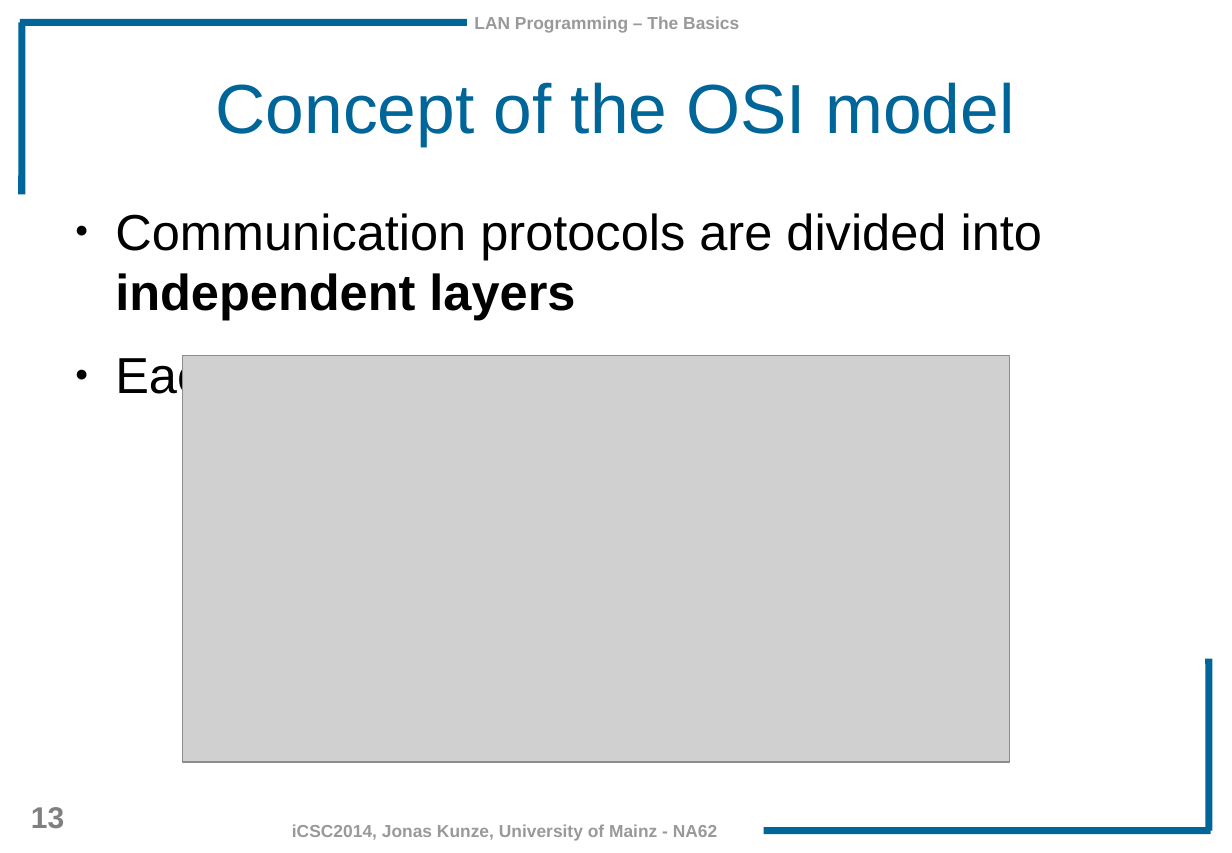
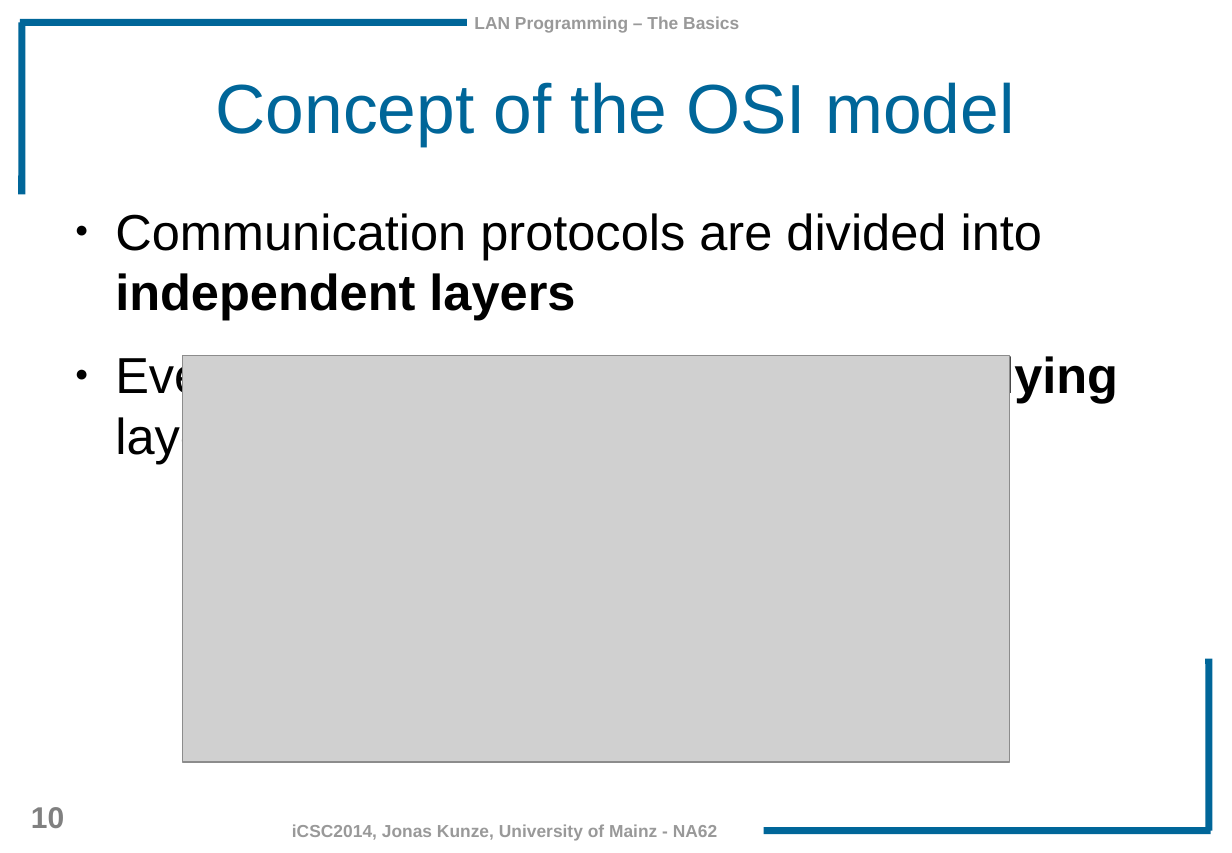
Before and after one commit to JonasKunze/icsc2014, a slide deck: slide 10 of iCSC-2014-LAN_Programming_Basics.odp (slide 13 before the commit). Drawn at 1232x853 pixels with LibreOffice and Linux fonts; fonts in the diff are those of the drawing; grey boxes stand for pictures; background and template pictures are left out. Boxes give left, top, right and bottom in pixels: in the first picture for what was removed or moved away, otherwise in the second. Text is boxed around its words. In the diff, an @@ line names an element or a change of style, - is before the commit and + after.

```diff
--- a/iCSC-2014-LAN_Programming_Basics.odp
+++ b/iCSC-2014-LAN_Programming_Basics.odp
@@ text at (115, 353, 1118, 464): text changed @@
-● Each layer optimized for only few tasks
+● Every layer offers a service to the overlying layer
@@ page number at (31, 807, 64, 828): text changed @@
-13
+10
```
Also in this commit, not shown: 8 other slides changed, 2 slides added, 5 slides removed, 2 other files.
